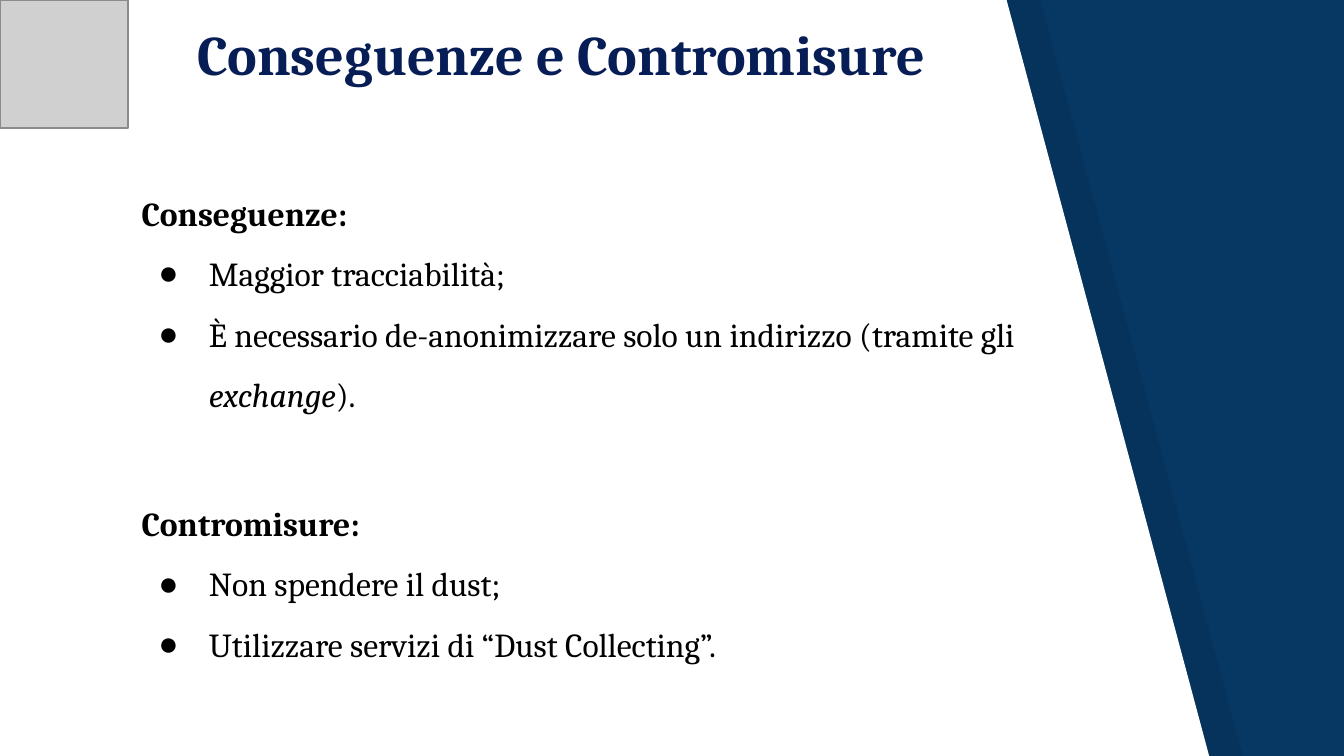
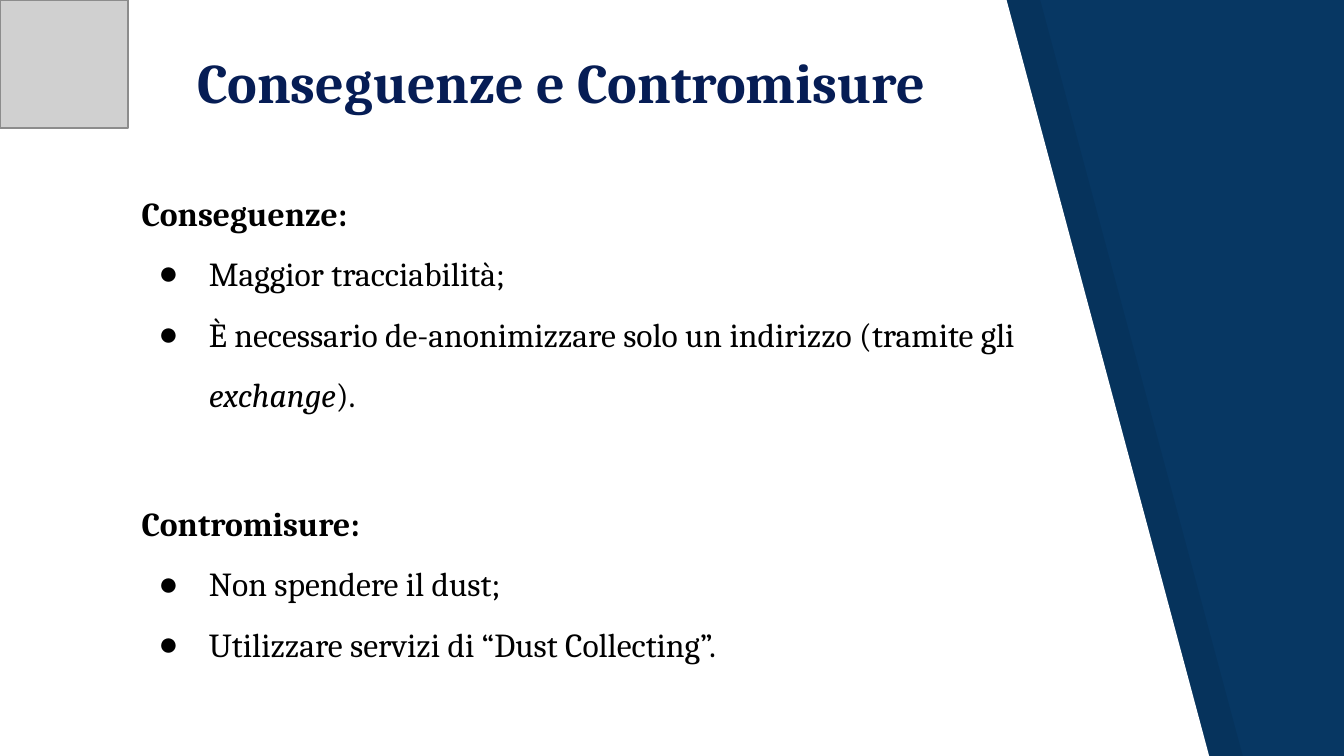
Before and after one commit to JacopoRaffi/Dust_Attack_Analysis, a slide deck: slide 10 of Dust Attack .pptx. Drawn at 1344x756 pixels with LibreOffice and Linux fonts; fonts in the diff are those of the drawing; grey boxes stand for pictures. Boxes give left, top, right and bottom in pixels: in the first picture for what was removed or moved away, otherwise in the second. Text is boxed around its words. In the diff, an @@ line names an element or a change of style, - is before the commit and + after.

```diff
--- a/Dust Attack .pptx
+++ b/Dust Attack .pptx
@@ title "Conseguenze e Contromisure": place and size @@
-title "Conseguenze e Contromisure" at (197,36,925,88)
+title "Conseguenze e Contromisure" at (197,64,925,116)
```
Also in this commit, not shown: 16 other slides changed, 1 other file.
